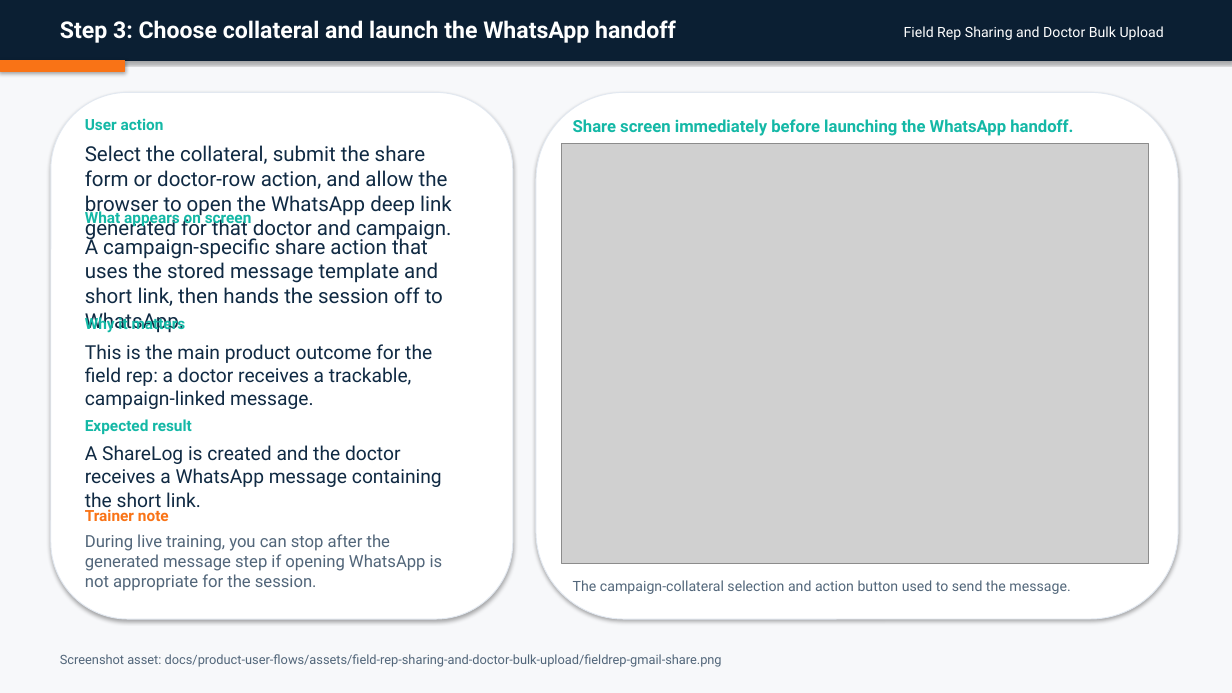
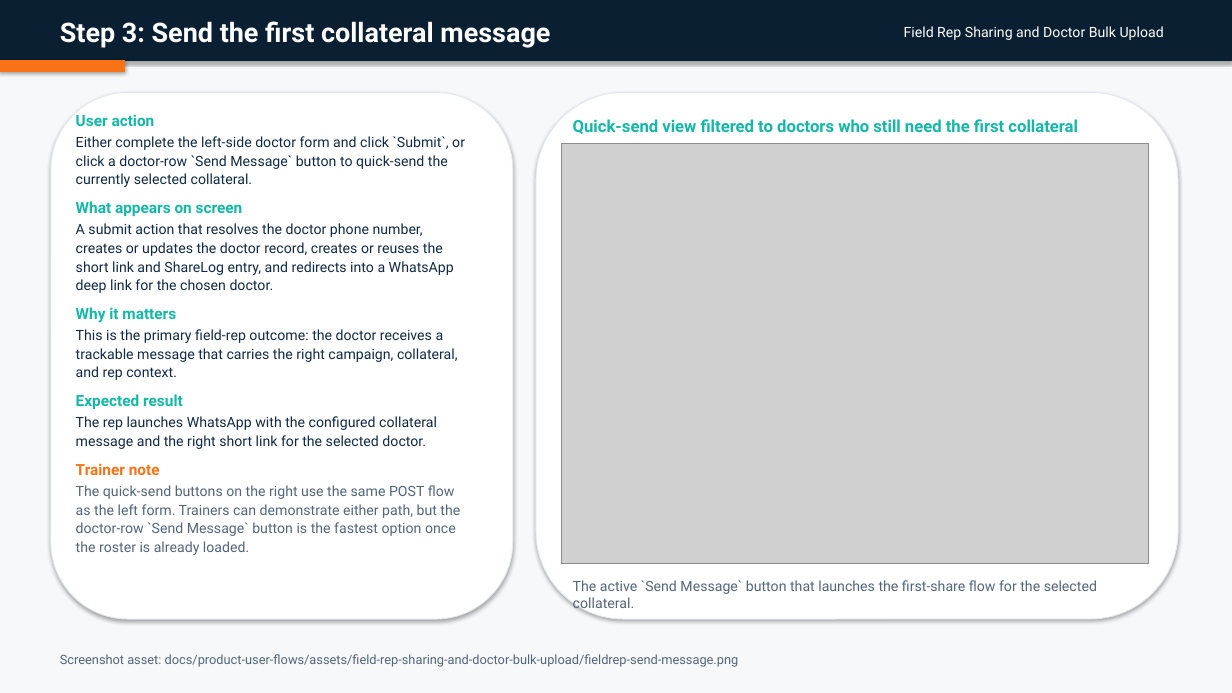
Before and after one commit to admin-masters/inclinic-education-system, a slide deck: slide 5 of output/doc/user-flow-decks/07-field-rep-sharing-and-doctor-bulk-upload.pptx. Drawn at 1232x693 pixels with LibreOffice and Linux fonts; fonts in the diff are those of the drawing; grey boxes stand for pictures. Boxes give left, top, right and bottom in pixels: in the first picture for what was removed or moved away, otherwise in the second. Text is boxed around its words. In the diff, an @@ line names an element or a change of style, - is before the commit and + after.

Commit message:
refresh field rep reminder workflow docs

```diff
--- a/output/doc/user-flow-decks/07-field-rep-sharing-and-doctor-bulk-upload.pptx
+++ b/output/doc/user-flow-decks/07-field-rep-sharing-and-doctor-bulk-upload.pptx
@@ text at [60,21,550,48]: text changed; size 18 to 21 pt @@
-Step 3: Choose collateral and launch the WhatsApp handoff
+Step 3: Send the first collateral message
@@ text added at [76,114,465,555], 11 pt, text #102A43 @@
+User action
+Either complete the left-side doctor form and click `Submit`, or click a doctor-row `Send Message` button to quick-send the currently selected collateral.
+What appears on screen
+A submit action that resolves the doctor phone number, creates or updates the doctor record, creates or reuses the short link and ShareLog entry, and redirects into a WhatsApp deep link for the chosen doctor.
+Why it matters
+This is the primary field-rep outcome: the doctor receives a trackable message that carries the right campaign, collateral, and rep context.
+Expected result
+The rep launches WhatsApp with the configured collateral message and the right short link for the selected doctor.
+Trainer note
+The quick-send buttons on the right use the same POST flow as the left form. Trainers can demonstrate either path, but the doctor-row `Send Message` button is the fastest option once the roster is already loaded.
@@ text removed at [85,118,164,130] @@
-User action
@@ text at [573,119,1078,134]: text changed @@
-Share screen immediately before launching the WhatsApp handoff.
+Quick-send view filtered to doctors who still need the first collateral message.
@@ text removed at [85,145,452,241] @@
-Select the collateral, submit the share form or doctor-row action, and allow the browser to open the WhatsApp deep link generated for that doctor and campaign.
@@ text removed at [85,209,252,227] @@
-What appears on screen
@@ text removed at [85,235,443,306] @@
-A campaign-specific share action that uses the stored message template and short link, then hands the session off to WhatsApp.
@@ text removed at [85,315,186,333] @@
-Why it matters
@@ text removed at [85,344,432,409] @@
-This is the main product outcome for the field rep: a doctor receives a trackable, campaign-linked message.
@@ text removed at [85,419,192,434] @@
-Expected result
@@ text removed at [85,445,442,512] @@
-A ShareLog is created and the doctor receives a WhatsApp message containing the short link.
@@ text removed at [85,509,169,521] @@
-Trainer note
@@ text removed at [85,534,443,591] @@
-During live training, you can stop after the generated message step if opening WhatsApp is not appropriate for the session.
@@ text at [573,580,1097,613]: text changed @@
-The campaign-collateral selection and action button used to send the message.
+The active `Send Message` button that launches the first-share flow for the selected collateral.
@@ text at [60,654,739,667]: text changed @@
-Screenshot asset: docs/product-user-flows/assets/field-rep-sharing-and-doctor-bulk-upload/fieldrep-gmail-share.png
+Screenshot asset: docs/product-user-flows/assets/field-rep-sharing-and-doctor-bulk-upload/fieldrep-send-message.png
```
Also in this commit, not shown: 7 other slides changed, 1 slide added, 11 other files.
